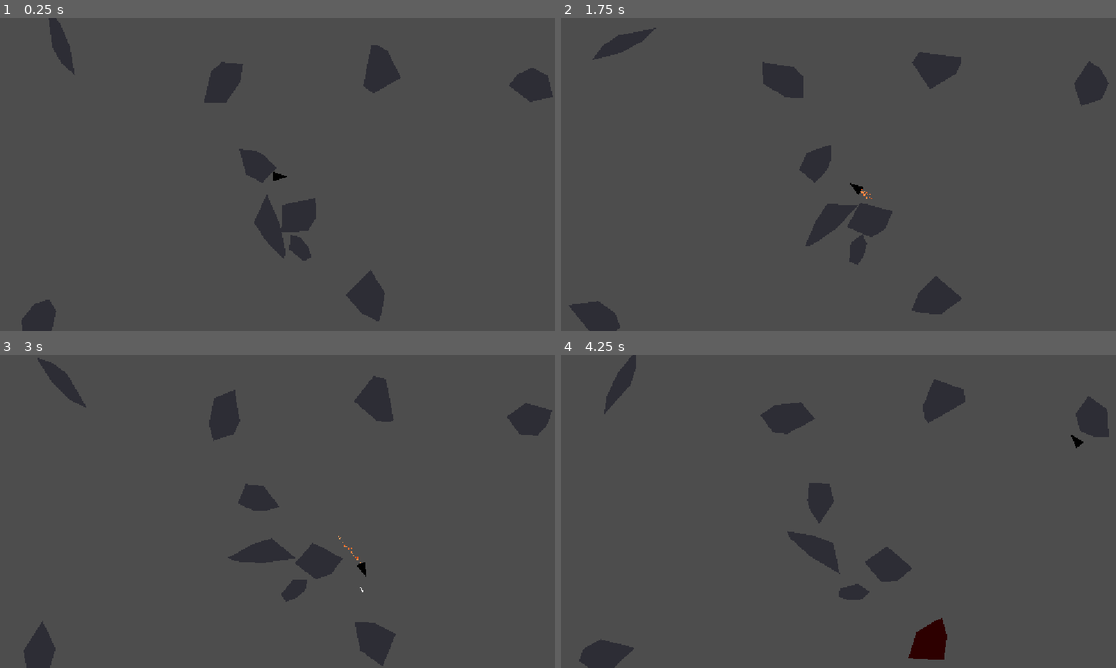
Above: before the commit, frames 1-4 (two rows, left to right).
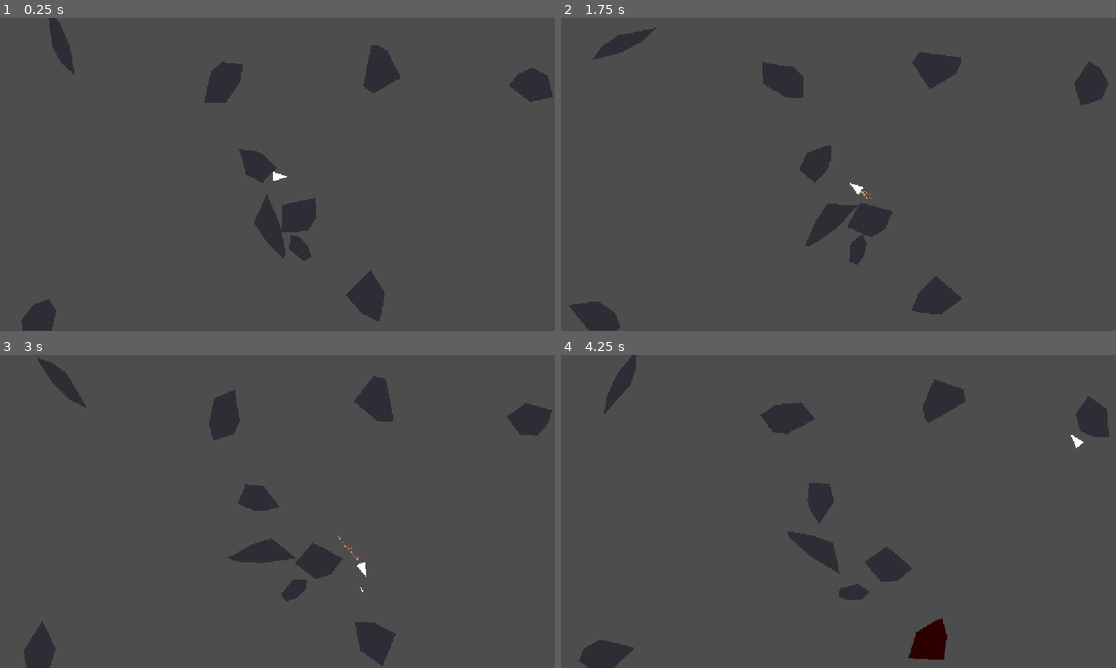
Above: after the commit, the same moments.

Repository: ProudFridge/Asteroids
Game: Godot game, scene res://scenes/game/game.tscn
The game is run twice, just before and just after one commit, with the same random seed, the same clock (stepped at 60 frames per second) and the same inputs.
Inputs (mouse positions are in pixels of both pictures, inside the frame that each line leads up to):
- Up to frame 1 (0.25 s): no input
- Up to frame 2 (1.75 s): tap Enter at 0.5 s; move the mouse to (960, 158) at 0.52 s; hold D (turn_right) 0.53-1.28 s; hold Space (shoot) 0.53-1.28 s; click (960, 158) at 0.67 s; move the mouse to (727, 190) at 1.27 s; hold S (backwards) from 1.28 s (still down); tap Alt at 1.35 s
- Up to frame 3 (3 s): move the mouse to (333, 442) at 2.02 s; release S (backwards) at 2.03 s; hold D (turn_right) 2.03-2.78 s; tap Shift at 2.1 s; move the mouse to (249, 574) at 2.77 s; hold W (forwards) from 2.78 s (still down); tap Space (shoot) at 2.85 s; click (249, 574) at 2.92 s
- Up to frame 4 (4.25 s): move the mouse to (1005, 558) at 3.52 s; release W (forwards) at 3.53 s; hold A (turn_left) from 3.53 s (still down); tap Alt at 3.6 s

The runs differ from the first frame. In frame 1, less than 0.1% of the frame differs, in the area x 49-52%, y 49-52%; in frame 2, less than 0.1%; in frame 3, less than 0.1%; in frame 4, less than 0.1%, in the area x 91-95%, y 25-30%.

Commit message:
Add a gameover label that appears when the plater dies, replace the draw() method in Player with a Polygon2D

Diff:
--- a/player.gd
+++ b/player.gd
@@ -13,6 +13,7 @@
 @onready var damage_timer: Timer = $DamageTimer
 @onready var thruster_particles: CPUParticles2D = $ThrusterParticles
 @onready var collision_polygon_2d: CollisionPolygon2D = $CollisionPolygon2D
+@onready var polygon_2d: Polygon2D = $Polygon2D
 @export var playerSize: Vector2 = Vector2(15, 30)
 
 signal died()
@@ -24,6 +25,7 @@
 	position = get_viewport_rect().size / 2
 	viewportSize = get_viewport_rect().size
 	polygon = create_centered_triangle(playerSize.x, playerSize.y)
+	polygon_2d.polygon = polygon
 	collision_polygon_2d.polygon = polygon
 
 func _physics_process(delta: float) -> void:
@@ -68,9 +70,6 @@
 	died.emit()
 	queue_free()
 
-func _draw() -> void:
-	draw_colored_polygon(polygon, Color.BLACK)
-
 ## Creates a PackedVector2Array that contains the points for a traignle with its pivot at the center
 func create_centered_triangle(width: float, height: float) -> PackedVector2Array:
 	var polygon: PackedVector2Array = [
--- /dev/null
+++ b/scenes/blink_component/blink_component.gd
@@ -0,0 +1,38 @@
+extends Node2D
+class_name BlinkComponent
+
+@onready var blink_interval_timer: Timer = $BlinkIntervalTimer
+
+@export var blinkInterval: float = 1
+@export var totalBlinks: int = 5
+@export var color1: Color = Color.SLATE_GRAY
+@export var color2: Color = Color.RED
+@export var actor: Node2D
+
+var originalModulate: Color
+var currentBlinks: int = 0
+
+# Called when the node enters the scene tree for the first time.
+func _ready() -> void:
+	originalModulate = actor.modulate
+	blink_interval_timer.wait_time = blinkInterval
+	blink_interval_timer.timeout.connect(_on_blink_interval_timer_timeout)
+
+func blink() -> void:
+	blink_interval_timer.start()
+	actor.self_modulate = color1
+	currentBlinks += 1
+
+func _on_blink_interval_timer_timeout() -> void:
+	if currentBlinks % 2 == 0:
+		actor.modulate = color1
+	else:
+		actor.modulate = color2
+	currentBlinks += 1
+
+	if currentBlinks >= totalBlinks:
+		blink_interval_timer.stop()
+		actor.self_modulate = Color.WHEAT
+		currentBlinks = 0
+	else:
+		_on_blink_interval_timer_timeout()
--- /dev/null
+++ b/scenes/blink_component/blink_component.tscn
@@ -0,0 +1,8 @@
+[gd_scene format=3 uid="uid://diurg8pkxbobg"]
+
+[ext_resource type="Script" uid="uid://csfyhhjriu2q5" path="res://scenes/blink_component/blink_component.gd" id="1_q08pc"]
+
+[node name="BlinkComponent" type="Node2D" unique_id=820295814]
+script = ExtResource("1_q08pc")
+
+[node name="BlinkIntervalTimer" type="Timer" parent="." unique_id=981718780]
--- a/scenes/game/game.gd
+++ b/scenes/game/game.gd
@@ -1,6 +1,7 @@
 extends Node
 
 const ASTEROID: Resource = preload("res://scenes/asteroid/asteroid.tscn")
+@onready var player: Player = $Player
 
 # Called when the node enters the scene tree for the first time.
 func _ready() -> void:
@@ -11,3 +12,8 @@
 		asteroid.position.y = randf_range(0, get_viewport().get_visible_rect().size.y)
 
 		add_child(asteroid)
+
+	player.died.connect(_on_player_died)
+
+func _on_player_died() -> void:
+	$GameOverLabel.visible = true
--- a/scenes/game/game.tscn
+++ b/scenes/game/game.tscn
@@ -3,6 +3,8 @@
 [ext_resource type="Script" uid="uid://cthkf4wvev651" path="res://scenes/game/game.gd" id="1_0sr1o"]
 [ext_resource type="PackedScene" uid="uid://s0kngucv0cnl" path="res://scenes/player/player.tscn" id="1_sul5r"]
 [ext_resource type="Script" uid="uid://5htph50fyjch" path="res://scenes/game/camera_2d.gd" id="2_7h61r"]
+
+[sub_resource type="LabelSettings" id="LabelSettings_0sr1o"]
 
 [node name="Game" type="Node" unique_id=324886737]
 script = ExtResource("1_0sr1o")
@@ -11,3 +13,19 @@
 script = ExtResource("2_7h61r")
 
 [node name="Player" parent="." unique_id=2088811554 instance=ExtResource("1_sul5r")]
+
+[node name="GameOverLabel" type="Label" parent="." unique_id=469862239]
+visible = false
+anchors_preset = 8
+anchor_left = 0.5
+anchor_top = 0.5
+anchor_right = 0.5
+anchor_bottom = 0.5
+offset_left = -46.0
+offset_top = -11.5
+offset_right = 46.0
+offset_bottom = 11.5
+grow_horizontal = 2
+grow_vertical = 2
+text = "Game Over!"
+label_settings = SubResource("LabelSettings_0sr1o")
--- a/scenes/player/player.tscn
+++ b/scenes/player/player.tscn
@@ -16,6 +16,8 @@
 collision_mask = 2
 script = ExtResource("1_8afob")
 playerSize = Vector2(20, 30)
+
+[node name="Polygon2D" type="Polygon2D" parent="." unique_id=954636106]
 
 [node name="CollisionPolygon2D" type="CollisionPolygon2D" parent="." unique_id=945804275]
 polygon = PackedVector2Array(0, 0, 0, 0.6, 0, 1)
Not shown, added: scenes/blink_component/blink_component.gd.uid
